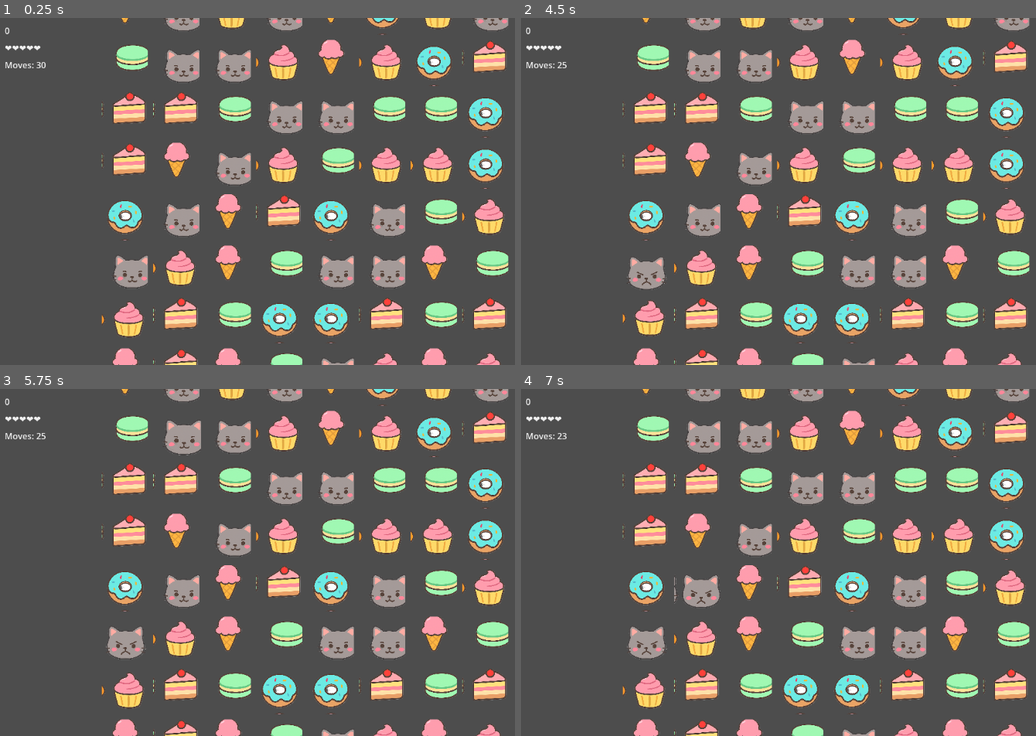
Above: before the commit, frames 1-4 (two rows, left to right).
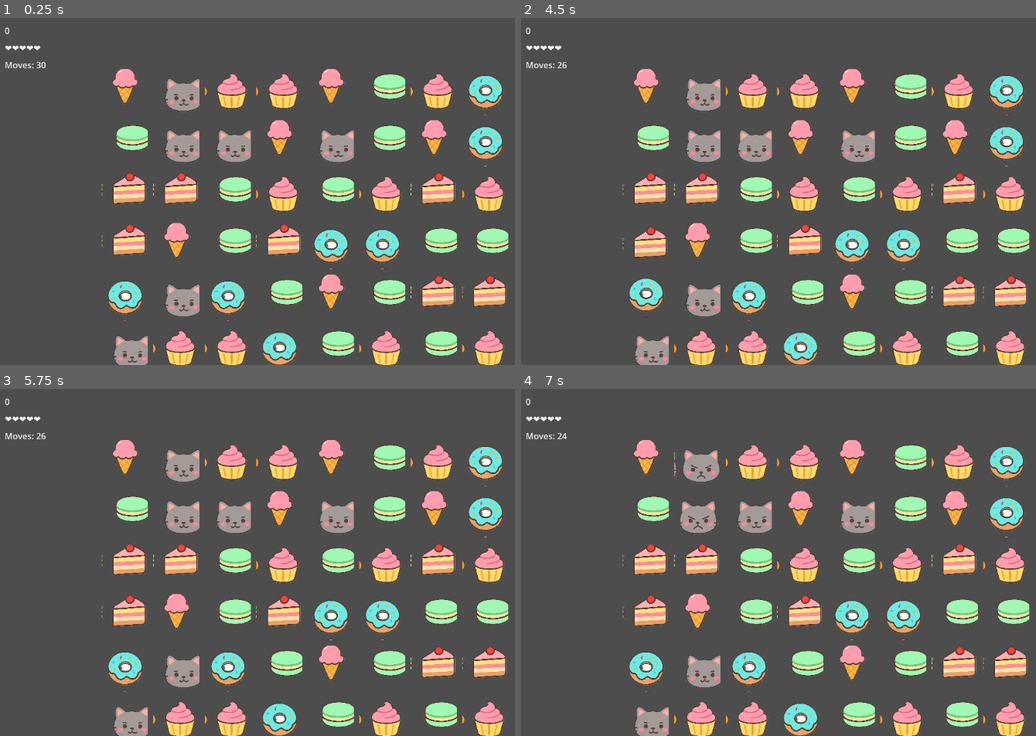
Above: after the commit, the same moments.

Repository: olgabiro/kwazy-catcakes
Game: Godot game, scene res://scenes/Main.tscn
The game is run twice, just before and just after one commit, with the same random seed, the same clock (stepped at 60 frames per second) and the same inputs. Sound files missing from this copy of the repository are replaced by a short silence.
Inputs (mouse positions are in pixels of both pictures, inside the frame that each line leads up to):
- Up to frame 1 (0.25 s): no input
- Up to frame 2 (4.5 s): tap Enter (ui_accept) every 0.75 s from 0.5 to 4.25 s; drag from (644, 63) to (644, 167) at 0.52 s; drag from (644, 115) to (644, 215) at 1.27 s; move the mouse to (644, 167) at 2.02 s; tap R at 2.1 s; click (644, 167) at 2.17 s; drag from (644, 215) to (644, 115) at 2.77 s; drag from (644, 267) to (644, 167) at 3.52 s; drag from (644, 319) to (644, 167) at 4.27 s
- Up to frame 3 (5.75 s): move the mouse to (175, 434) at 5.02 s; tap R at 5.1 s; click (175, 434) at 5.17 s
- Up to frame 4 (7 s): drag from (696, 486) to (696, 586) at 5.77 s; drag from (696, 538) to (696, 638) at 6.52 s

The runs differ from the first frame. In frame 1, 37% of the frame differs, in the area x 19-99%, y 0-100%; in frame 2, 37%; in frame 3, 37%; in frame 4, 37%, in the area x 7-99%, y 0-100%.

Commit message:
added animations and tweaks

Diff:
--- a/scripts/board.gd
+++ b/scripts/board.gd
@@ -53,7 +53,8 @@
 
 func grid_to_pixel(g: Vector2i) -> Vector2:
 	var origin := Vector2((COLS * TILE_SIZE) * -0.5 + TILE_SIZE*0.5, (ROWS * TILE_SIZE) * -0.5 + TILE_SIZE*0.5)
-	return origin + Vector2(g.x * TILE_SIZE, g.y * TILE_SIZE)
+	var p := origin + Vector2(g.x * TILE_SIZE, g.y * TILE_SIZE)
+	return Vector2(round(p.x), round(p.y))
 
 func _on_tile_clicked(t: Tile) -> void:
 	var mouse := get_viewport().get_mouse_position()
@@ -108,7 +109,7 @@
 
 func _animate_move(t: Tile) -> void:
 	var target := grid_to_pixel(t.grid_pos)
-	create_tween().tween_property(t, "position", target, 0.1)
+	create_tween().tween_property(t, "position", target, 0.16)
 
 func _unhandled_input(event: InputEvent) -> void:
 	if event is InputEventMouseMotion and is_dragging and selected != null:
@@ -148,7 +149,7 @@
 		var run_type := -1
 		var run_start := 0
 		var run_len := 0
-		for x in COLS:
+		for x in range(COLS):
 			var t: Tile = grid[x][y] as Tile
 			var tp := t.type
 			if tp == run_type:
@@ -169,7 +170,7 @@
 		var run_type := -1
 		var run_start := 0
 		var run_len := 0
-		for y in ROWS:
+		for y in range(ROWS):
 			var t: Tile = grid[x][y] as Tile
 			var tp := t.type
 			if tp == run_type:
@@ -196,6 +197,11 @@
 	if cat_count >= 3:
 		hearts -= 1
 		emit_signal("hearts_changed", hearts)
+		# show explosion particles at cat positions
+		for p in initial:
+			var tcat: Tile = grid[p.x][p.y] as Tile
+			if tcat and tcat.is_cat():
+				_spawn_explosion(grid_to_pixel(p))
 		# add neighbors around each cat
 		for p in initial:
 			if grid[p.x][p.y].is_cat():
@@ -215,16 +221,20 @@
 			emit_signal("score_changed", score)
 			t.queue_free()
 			grid[p.x][p.y] = null
+	await get_tree().create_timer(0.25).timeout
 	# gravity and refill
 	for x in range(COLS):
 		var write_y := ROWS-1
 		for y in range(ROWS-1, -1, -1):
 			if grid[x][y] != null:
 				if y != write_y:
-					grid[x][write_y] = grid[x][y]
+					var moved: Tile = grid[x][y]
+					grid[x][write_y] = moved
 					grid[x][y] = null
 					grid[x][write_y].set_grid_pos(Vector2i(x, write_y))
-					_animate_move(grid[x][write_y])
+					if moved.is_cat():
+						moved.make_angry()
+					_animate_move(moved)
 				write_y -= 1
 		for y in range(write_y, -1, -1):
 			var t: Tile = tile_scene.instantiate()
@@ -251,6 +261,20 @@
 		out.append(v as Vector2i)
 	return out
 
+func _spawn_explosion(pos: Vector2) -> void:
+	var p := CPUParticles2D.new()
+	p.one_shot = true
+	p.amount = 80
+	p.lifetime = 0.6
+	p.emitting = true
+	p.gravity = Vector2.ZERO
+	p.initial_velocity_min = 120
+	p.initial_velocity_max = 220
+	p.spread = 360
+	p.position = pos
+	p.texture = Sprites.dessert_texture(0)
+	add_child(p)
+
 func _in_bounds(p: Vector2i) -> bool:
 	return p.x>=0 and p.y>=0 and p.x<COLS and p.y<ROWS
 
--- a/scripts/main.gd
+++ b/scripts/main.gd
@@ -19,8 +19,8 @@
 	score_label.add_theme_color_override("font_color", font_col)
 	hearts_label.add_theme_color_override("font_color", font_col)
 	moves_label.add_theme_color_override("font_color", font_col)
-	# Center board
-	$Board.position = get_viewport_rect().size * 0.5
+	# Layout board: top margin so bottom row isn't cropped
+	_layout_board()
 	# Connect signals
 	board.score_changed.connect(_on_score_changed)
 	board.hearts_changed.connect(_on_hearts_changed)
@@ -42,15 +42,44 @@
 
 func _on_game_over() -> void:
 	music.stop()
-	var over := Label.new()
-	over.text = "Game Over\nClick to restart"
-	over.horizontal_alignment = HORIZONTAL_ALIGNMENT_CENTER
-	over.vertical_alignment = VERTICAL_ALIGNMENT_CENTER
-	over.size = get_viewport_rect().size
-	over.add_theme_color_override("font_color", Color.from_string("#2D9CDB", Color.SKY_BLUE))
-	$CanvasLayer/HUD.add_child(over)
+	var overlay := Control.new()
+	overlay.name = "GameOverOverlay"
+	overlay.anchor_right = 1.0
+	overlay.anchor_bottom = 1.0
+	$CanvasLayer/HUD.add_child(overlay)
+	var center := CenterContainer.new()
+	center.anchor_right = 1.0
+	center.anchor_bottom = 1.0
+	overlay.add_child(center)
+	var label := Label.new()
+	label.text = "Game Over\nClick to restart"
+	label.horizontal_alignment = HORIZONTAL_ALIGNMENT_CENTER
+	label.vertical_alignment = VERTICAL_ALIGNMENT_CENTER
+	label.add_theme_color_override("font_color", Color.from_string("#2D9CDB", Color.SKY_BLUE))
+	# compute box size from text
+	var pad := Vector2(28, 18)
+	var box_size := label.get_minimum_size() + pad * 2.0
+	var panel := ColorRect.new()
+	panel.color = Color(0,0,0,0.55)
+	panel.custom_minimum_size = box_size
+	center.add_child(panel)
+	label.position = pad
+	label.size = box_size - pad * 2.0
+	panel.add_child(label)
 
 func _unhandled_input(event: InputEvent) -> void:
 	if event is InputEventMouseButton and event.pressed and event.button_index == MOUSE_BUTTON_LEFT:
 		if board.hearts <= 0 or board.moves_left <= 0:
 			get_tree().reload_current_scene()
+
+func _notification(what):
+	if what == NOTIFICATION_WM_SIZE_CHANGED:
+		_layout_board()
+
+func _layout_board() -> void:
+	var vp := get_viewport_rect().size
+	var board_px := Vector2(Board.COLS * Board.TILE_SIZE, Board.ROWS * Board.TILE_SIZE)
+	var top_margin := 90.0
+	var x := vp.x * 0.5
+	var y := top_margin + board_px.y * 0.5
+	$Board.position = Vector2(x, y)
--- a/scripts/tile.gd
+++ b/scripts/tile.gd
@@ -29,7 +29,7 @@
 	type = t
 	_refresh_texture()
 
-func randomize_type(rng: RandomNumberGenerator, cat_chance := 0.15) -> void:
+func randomize_type(rng: RandomNumberGenerator, cat_chance := 0.07) -> void:
 	if rng.randf() < cat_chance:
 		set_type(TYPE_CAT)
 	else:
@@ -66,8 +66,8 @@
 
 func pop() -> void:
 	var t := create_tween()
-	t.tween_property(sprite, "scale", Vector2(1.2, 1.2), 0.08).set_ease(Tween.EASE_OUT)
-	t.tween_property(self, "modulate:a", 0.0, 0.12)
+	t.tween_property(sprite, "scale", base_scale * 1.15, 0.12).set_ease(Tween.EASE_OUT)
+	t.tween_property(self, "modulate:a", 0.0, 0.22)
 
 func fit_to(size: float) -> void:
 	if sprite.texture:
